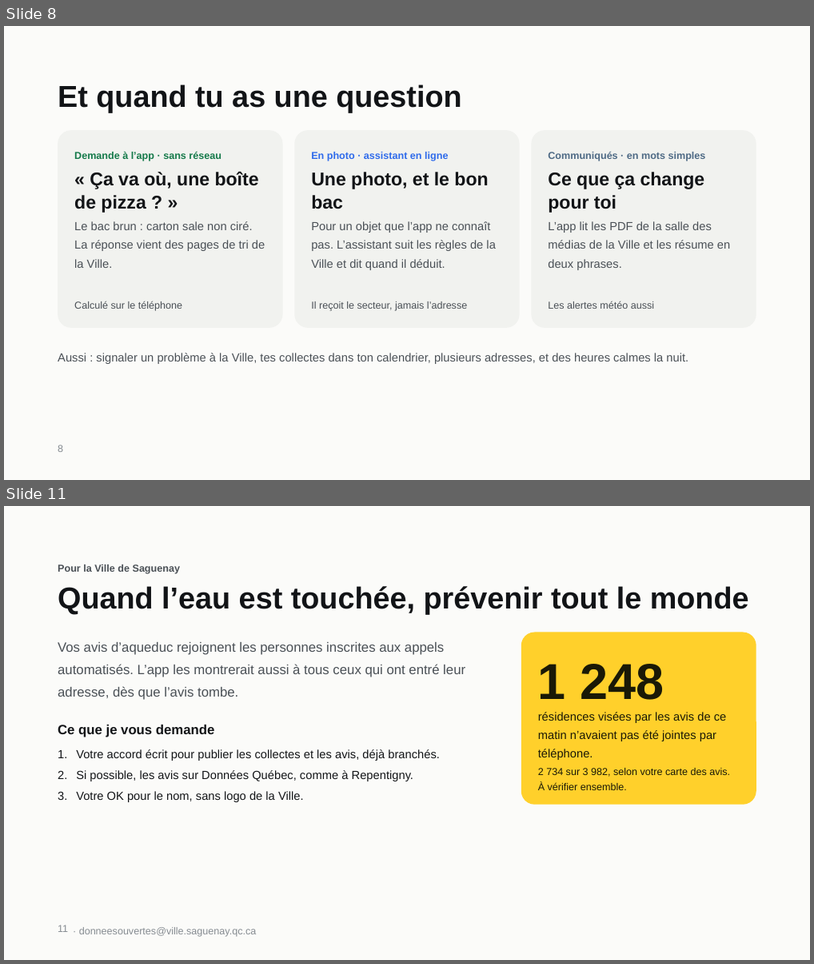
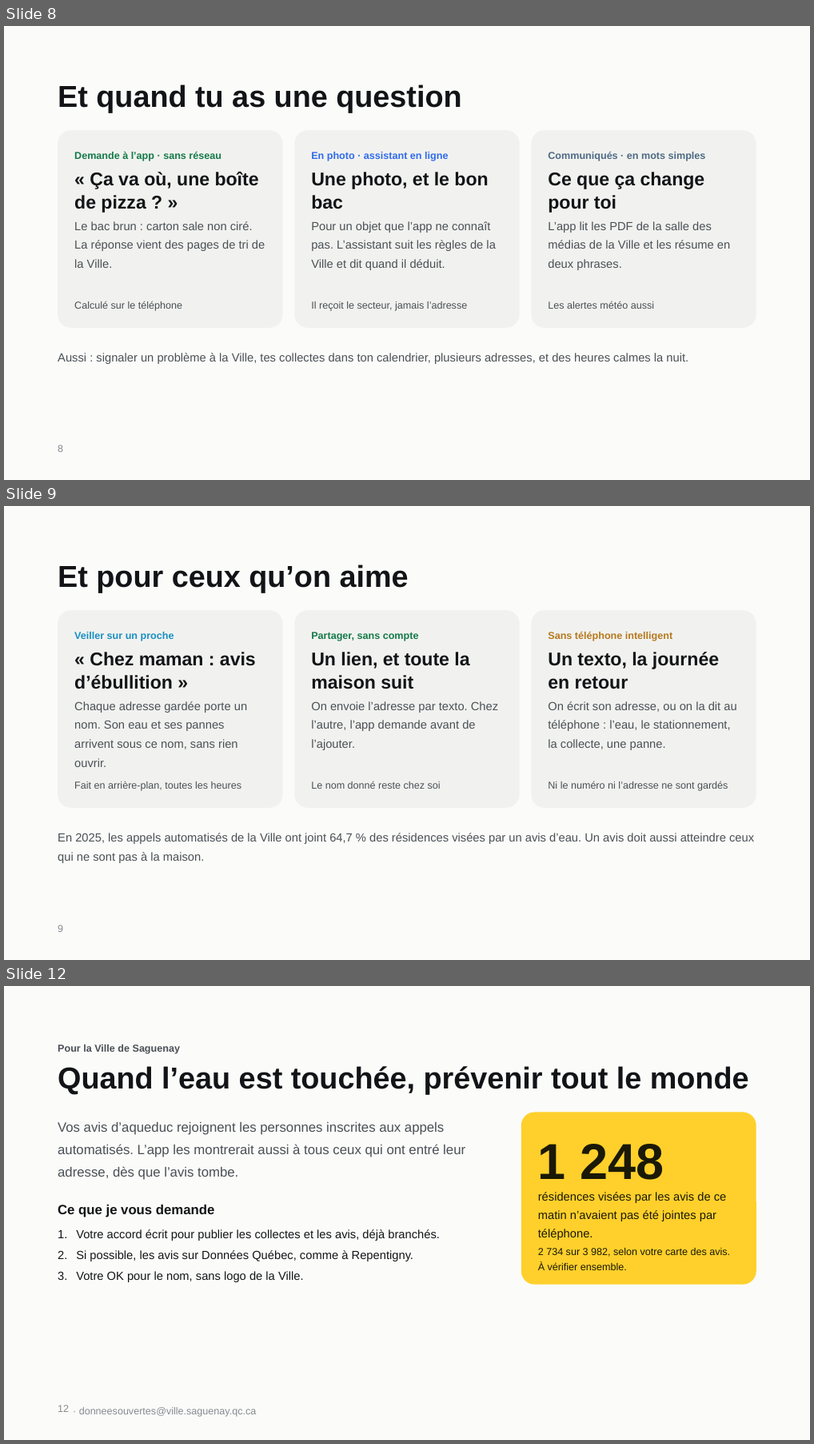
Before and after one commit to gotflo/saguenay_aujourdhui, a slide deck: Saguenay-Aujourdhui.pptx. Shown one above the other, each under a label of ours: slides 8 and 11 before the commit, slides 8, 9 and 12 after it; the slides between them are not shown. The pictures are 814x964 and 814x1444 pixels, drawn with LibreOffice and Linux fonts; fonts in the diff are those of the drawing. Boxes give left, top, right and bottom in pixels: in the first picture for what was removed or moved away, otherwise in the second. Text is boxed around its words. In the diff, an @@ line names an element or a change of style, - is before the commit and + after.

Commit message:
Proches suivis, partage d'adresse, air, feux, pointes et cartes en direct
- Adresses nommées (« Chez maman », « Chalet ») : leurs avis d'eau et leurs
  pannes arrivent sous ce nom, en arrière-plan, sans les afficher.
- Partage d'une adresse par lien aujourdhui://adresse, sans compte, avec
  confirmation avant l'ajout. Le nom reste sur le téléphone qui l'a donné.
- Trois sources de plus, montrées seulement quand elles touchent l'adresse :
  qualité de l'air (ministère de l'Environnement), interdictions de feux
  (SOPFEU) et pointes d'Hydro-Québec (rappel au choix, désactivé par défaut).
- Cartes OpenStreetMap des zones d'avis d'eau et des chantiers proches, neige
  ou pluie sur la carte du haut quand il en tombe vraiment.
- Serveur : la journée d'une adresse par texto ou au téléphone (TwiML),
  et en JSON ; l'assistant répond dans la langue de la question et nomme sa
  source. Image Docker à l'heure de Saguenay.
- 337 tests (149 cœur, 40 serveur, 148 app).

```diff
--- a/Saguenay-Aujourdhui.pptx
+++ b/Saguenay-Aujourdhui.pptx
@@ slide 9 added at box(4, 506, 810, 960), background #FBFBF9 @@
@@ title added at box(58, 564, 409, 592), 36 pt, text #121417, bold @@
+Et pour ceux qu’on aime
@@ rounded rectangle added at box(58, 610, 283, 808), fill #F1F2EF @@
@@ rounded rectangle added at box(295, 610, 520, 808), fill #F1F2EF @@
@@ rounded rectangle added at box(531, 610, 757, 808), fill #F1F2EF @@
@@ text added at box(74, 632, 174, 641), 12 pt, text #1A8FC4, bold @@
+Veiller sur un proche
@@ text added at box(311, 632, 419, 641), 12 pt, text #157A4A, bold @@
+Partager, sans compte
@@ text added at box(548, 631, 673, 641), 12 pt, text #B7791F, bold @@
+Sans téléphone intelligent
@@ text added at box(74, 652, 256, 689), 22 pt, text #121417, bold @@
+« Chez maman : avis d’ébullition »
@@ text added at box(311, 652, 470, 689), 22 pt, text #121417, bold @@
+Un lien, et toute la maison suit
@@ text added at box(548, 652, 719, 689), 22 pt, text #121417, bold @@
+Un texto, la journée en retour
@@ text added at box(74, 701, 247, 767), 14 pt, text #4A5056 @@
+Chaque adresse gardée porte un nom. Son eau et ses pannes arrivent sous ce nom, sans rien ouvrir.
@@ text added at box(311, 701, 498, 750), 14 pt, text #4A5056 @@
+On envoie l’adresse par texto. Chez l’autre, l’app demande avant de l’ajouter.
@@ text added at box(548, 701, 737, 750), 14 pt, text #4A5056 @@
+On écrit son adresse, ou on la dit au téléphone : l’eau, le stationnement, la collecte, une panne.
@@ text added at box(74, 781, 242, 791), 12 pt, text #4A5056 @@
+Fait en arrière-plan, toutes les heures
@@ text added at box(311, 781, 441, 788), 12 pt, text #4A5056 @@
+Le nom donné reste chez soi
@@ text added at box(548, 780, 728, 791), 12 pt, text #4A5056 @@
+Ni le numéro ni l’adresse ne sont gardés
@@ text added at box(58, 832, 754, 863), 14 pt, text #4A5056 @@
+En 2025, les appels automatisés de la Ville ont joint 64,7 % des résidences visées par un avis d’eau. Un avis doit aussi atteindre ceux qui ne sont pas à la maison.
@@ page number added at box(58, 924, 63, 932), 12 pt, text #868C92 @@
+9
@@ what was slide 11 is now slide 12 @@
@@ page number at box(58, 1404, 69, 1412): text changed @@
-11
+12
```
Also in this commit, not shown: 3 slides changed, 44 other files.
